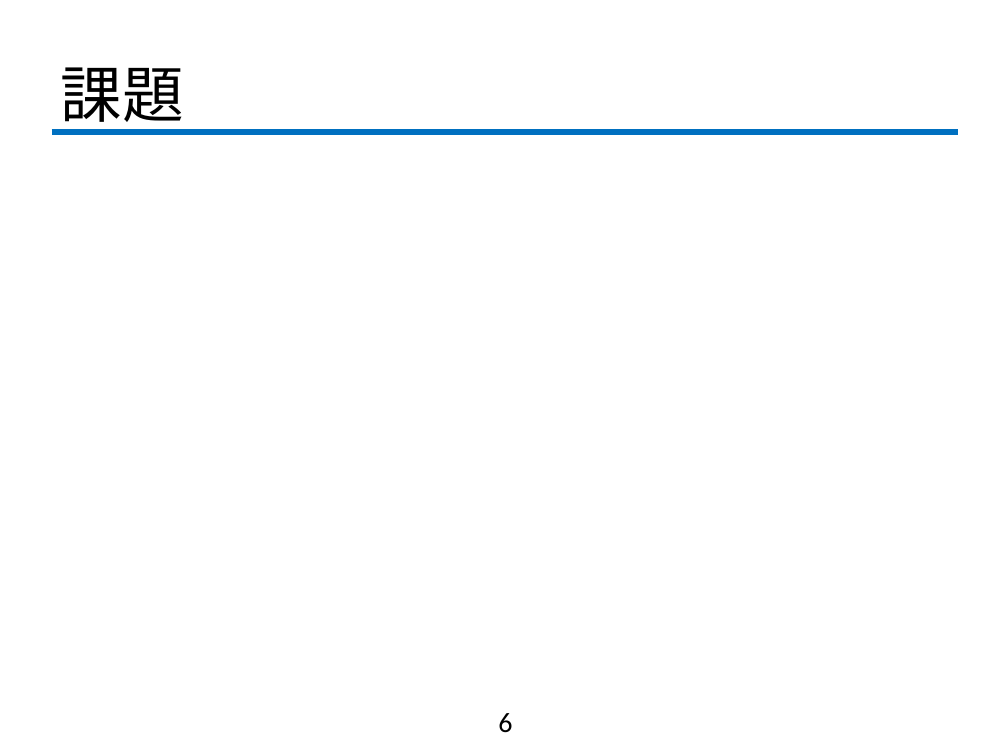
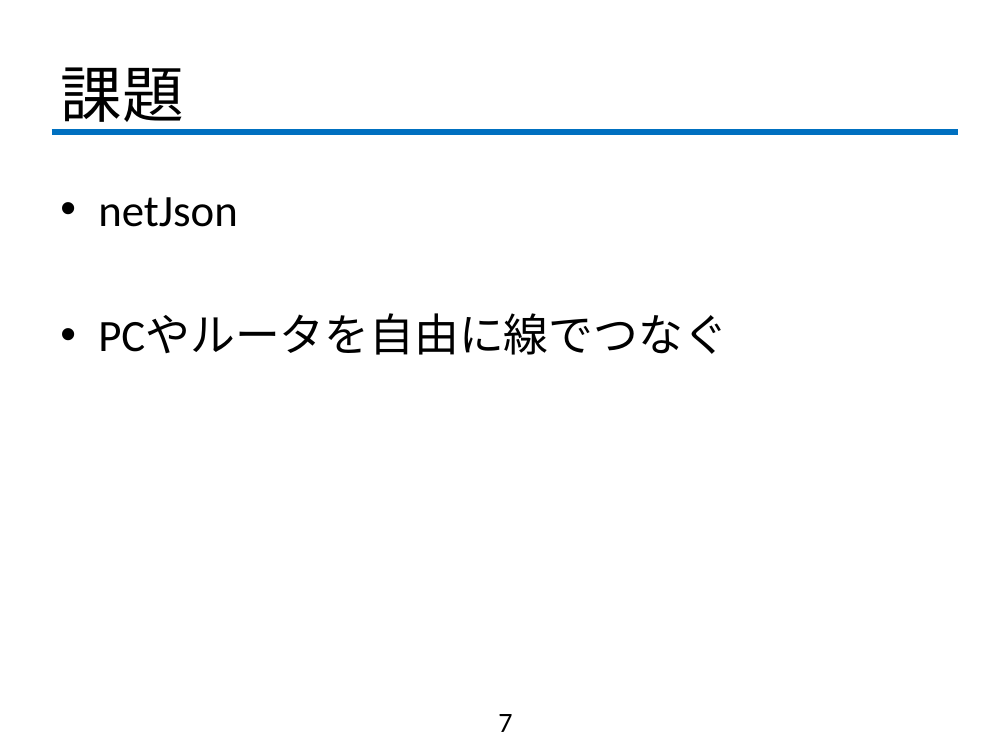
Before and after one commit to fujiLabo/fuji_simu, a slide deck: slide 7 of 1021進捗.pptx (slide 6 before the commit). Drawn at 1008x756 pixels with LibreOffice and Linux fonts; fonts in the diff are those of the drawing; background and template pictures are left out. Boxes give left, top, right and bottom in pixels: in the first picture for what was removed or moved away, otherwise in the second. Text is boxed around its words. In the diff, an @@ line names an element or a change of style, - is before the commit and + after.

```diff
--- a/1021進捗.pptx
+++ b/1021進捗.pptx
@@ text added at bbox=[98, 197, 728, 355], 32 pt, text #000000 @@
+• netJson
+• PCやルータを自由に線でつなぐ
@@ page number at bbox=[498, 714, 512, 732]: text changed @@
-6
+7
```
Also in this commit, not shown: 3 other slides changed, 1 slide added.
